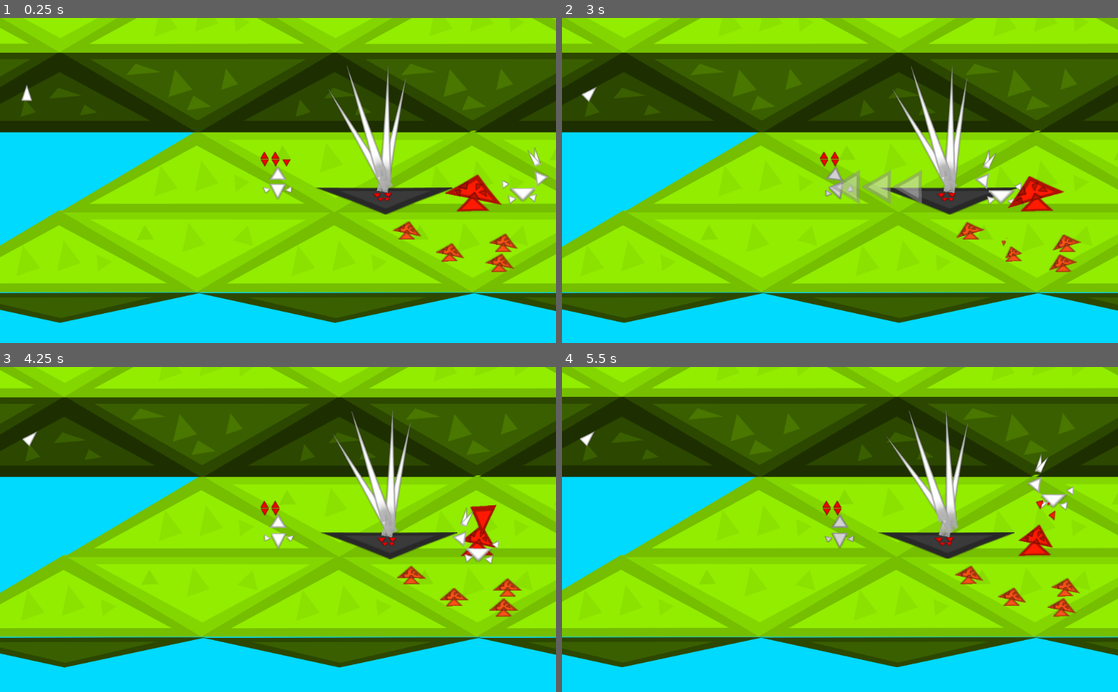
Above: before the commit, frames 1-4 (two rows, left to right).
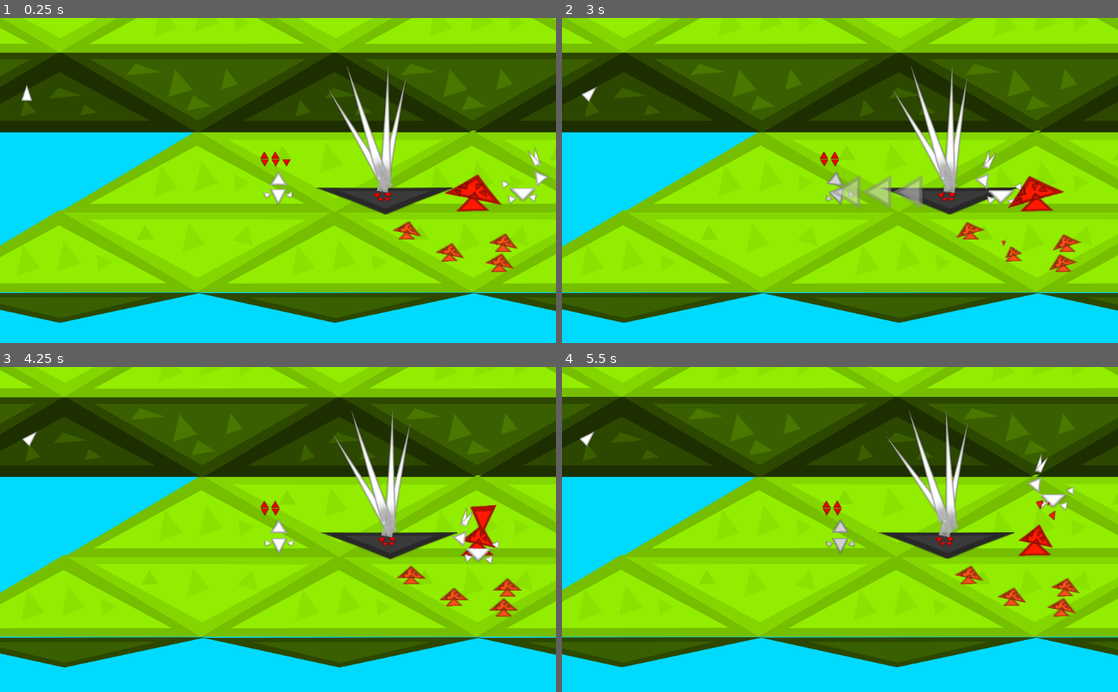
Above: after the commit, the same moments.

Repository: Mequam/Sound_Mess
Game: Godot game, scene res://scenes/main/test_2d_space.tscn
Same seed, same stepped clock (60 frames per second), same inputs: the game is played once before the commit and once after it.
Inputs (mouse positions are in pixels of both pictures, inside the frame that each line leads up to):
- Up to frame 1 (0.25 s): no input
- Up to frame 2 (3 s): move the mouse to (962, 164) at 0.52 s; tap 6 (NOTE_5) at 0.6, 1.55 s; tap Space at 0.77, 1.52 s; tap 7 (NOTE_6) at 0.8, 1.35, 2.3 s; move the mouse to (728, 196) at 1.27 s; move the mouse to (895, 109) at 2.02 s; tap 1 (NOTE_0) at 2.1 s; move the mouse to (812, 245) at 2.77 s; tap 2 (NOTE_1) at 2.85 s
- Up to frame 3 (4.25 s): tap Space at 3.02, 3.77 s; tap 6 (NOTE_5) at 3.05 s; move the mouse to (444, 578) at 3.52 s; tap 3 (NOTE_2) at 3.6 s; tap 7 (NOTE_6) at 3.8 s
- Up to frame 4 (5.5 s): move the mouse to (673, 480) at 4.27 s; tap 5 (NOTE_4) at 4.35 s; tap Space at 4.52 s; tap 6 (NOTE_5) at 4.55, 5.1 s; move the mouse to (867, 529) at 5.02 s; tap 7 (NOTE_6) at 5.3 s

The runs differ from the first frame. In frame 1, 0.3% of the frame differs, in the area x 47-53%, y 45-58%; in frame 2, 0.9%, in the area x 47-65%, y 45-59%; in frame 3, 0.3%; in frame 4, 0.3%.

Commit message:
made a class to impliment the player special actions and animation seperate from the player node

Diff:
--- a/scenes/assets/Player_Sprite.tscn
+++ b/scenes/assets/Player_Sprite.tscn
@@ -457,19 +457,19 @@
 texture = ExtResource( 2 )
 
 [node name="Head" type="Sprite" parent="."]
-position = Vector2( 0.01408, -51.672 )
+position = Vector2( 0.01408, -56.316 )
 rotation = 3.14159
 scale = Vector2( 0.126044, 0.116542 )
 texture = ExtResource( 3 )
 
 [node name="right_hand" type="Sprite" parent="."]
-position = Vector2( 42.55, 12.5171 )
+position = Vector2( 42.55, 9.2 )
 rotation = -0.553582
 scale = Vector2( 0.0578371, 0.0473431 )
 texture = ExtResource( 3 )
 
 [node name="left_hand" type="Sprite" parent="."]
-position = Vector2( -44.3214, 12.1884 )
+position = Vector2( -46.9751, 8.87127 )
 rotation = 0.220864
 scale = Vector2( 0.0578371, 0.0473431 )
 texture = ExtResource( 3 )
--- /dev/null
+++ b/scenes/instance/avatars/initial_player_avatar.tscn
@@ -0,0 +1,9 @@
+[gd_scene load_steps=3 format=2]
+
+[ext_resource path="res://scripts/initial_player_avatar.gd" type="Script" id=1]
+[ext_resource path="res://scenes/assets/Player_Sprite.tscn" type="PackedScene" id=2]
+
+[node name="initial_player_avatar" type="Node2D"]
+script = ExtResource( 1 )
+
+[node name="Sprite" parent="." instance=ExtResource( 2 )]
--- a/scenes/instance/entities/player.tscn
+++ b/scenes/instance/entities/player.tscn
@@ -1,10 +1,11 @@
 [gd_scene load_steps=7 format=2]
 
 [ext_resource path="res://scripts/player.gd" type="Script" id=1]
-[ext_resource path="res://scenes/assets/Player_Sprite.tscn" type="PackedScene" id=2]
+[ext_resource path="res://scenes/instance/avatars/initial_player_avatar.tscn" type="PackedScene" id=2]
 [ext_resource path="res://scenes/instance/NotePlayer.tscn" type="PackedScene" id=3]
 [ext_resource path="res://scenes/ComoTracker.tscn" type="PackedScene" id=4]
 [ext_resource path="res://scenes/instance/health_bar.tscn" type="PackedScene" id=5]
+
 
 [sub_resource type="RectangleShape2D" id=1]
 extents = Vector2( 10, 13.895 )
@@ -12,6 +13,9 @@
 [node name="player" type="KinematicBody2D"]
 collision_mask = 12
 script = ExtResource( 1 )
+
+[node name="avatar" parent="." instance=ExtResource( 2 )]
+position = Vector2( 1.19167, 21.776 )
 
 [node name="CollisionShape2D" type="CollisionShape2D" parent="."]
 position = Vector2( 1.00313, 19.0864 )
@@ -22,9 +26,6 @@
 
 [node name="ComboTracker" parent="." instance=ExtResource( 4 )]
 
-[node name="Player_Sprite" parent="." instance=ExtResource( 2 )]
-position = Vector2( 0, 12.38 )
-
 [node name="Camera2D" type="Camera2D" parent="."]
 current = true
 limit_smoothed = true
--- a/scripts/Player_Sprite.gd
+++ b/scripts/Player_Sprite.gd
@@ -1,9 +1,4 @@
 extends Node2D
-
-
-# Declare member variables here. Examples:
-# var a = 2
-# var b = "text"
 
 #this initial distance of the particles
 var init_particle_dist = 0
--- /dev/null
+++ b/scripts/avatar.gd
@@ -0,0 +1,50 @@
+extends Node2D
+
+var in_time setget set_in_time, get_in_time
+func set_in_time(val):
+	pass
+func get_in_time():
+	return (get_parent().rythom_score >= 2)
+
+var last_beat setget set_last_beat,get_last_beat
+func set_last_beat(val):
+	get_parent().last_beat = val
+func get_last_beat():
+	return get_parent().last_beat
+
+var sub_beat setget set_sub_beat,get_sub_beat
+func set_sub_beat(val):
+	get_parent().sub_beat = val
+func get_sub_beat():
+	return get_parent().sub_beat
+
+func make_dir(v2):
+	var n = 1.0/sqrt(v2.x*v2.x+v2.y*v2.y)
+	return Vector2(n*v2.x,n*v2.y)
+func play_idle():
+	$Sprite/AnimationPlayer.play("Idle")
+func anim_finished(anim):
+	play_idle()
+#this function has to set the parent mode to the desired value
+func _ready():
+	$Sprite/AnimationPlayer.connect("animation_finished",self,"anim_finished")
+#runs the special corisponding to 6
+func run_six(to_move,delta):
+	pass
+#run the special ability orisponding to 7
+func run_seven(to_move,delta):
+	pass
+
+#this function is to be overiden in order to animate based on the direction of motion
+func dir_anim(dir):
+	pass
+func run_flavor(flavor,to_move,delta):
+	match flavor:
+		6:
+			return run_six(to_move,delta)
+		7:
+			return run_seven(to_move,delta)
+	return 1
+# Called every frame. 'delta' is the elapsed time since the previous frame.
+#func _process(delta):
+#	pass
--- /dev/null
+++ b/scripts/initial_player_avatar.gd
@@ -0,0 +1,64 @@
+extends "res://scripts/avatar.gd"
+
+# Called when the node enters the scene tree for the first time.
+func _ready():
+	._ready()
+
+var push_proj_package = load("res://scenes/instance/projectiles/pushProjectile.tscn")
+func run_six(to_move,delta):
+	var proj = push_proj_package.instance()
+	proj.beat_val = get_parent().last_beat
+	proj.dialate_speed(get_parent().sub_beat)
+	proj.dir = to_move
+	#TODO: figure out why this position needs to be shifted! (without the shift the projectile spawns in the wrong spot DESPITE beign at 0,0 in our chords)
+	proj.position = to_global(position)
+	proj.speed = get_parent().speed/2
+	get_tree().get_root().add_child(proj)
+	return 1
+
+
+var attack_dir_pkg = load("res://scenes/instance/projectiles/attack_proj.tscn")
+#this function is in charge of our push effect
+func run_seven(dir,delta):
+	var last_beat = get_last_beat()
+	var proj = attack_dir_pkg.instance()
+	proj.scale *= last_beat*2
+	proj.speed = 400*last_beat
+	proj.dir = dir
+	if (last_beat == 2):
+		proj.modulate = Color.lightgray
+	var offset = make_dir(dir)*30
+	#this creates a dead zone around the player sprite so that the projectile never touches them
+	if (offset.x < 10 and offset.x > -10 and offset.y < 30 and offset.y > -40):
+		if (offset.y-30 > offset.y+60):
+			offset.y = 30
+		else:
+			offset.y = -60
+	proj.position = to_global(position) + offset
+	proj.position
+	get_tree().get_root().add_child(proj)
+	return 0
+#plays the proper animation for moving in the given direction
+func dir_anim(dir):
+	var sub_beat = get_sub_beat()
+	var last_beat = get_last_beat()
+
+	if (dir.y < 0):
+		#emit up
+		$Sprite.emit_up(last_beat,sub_beat)
+	elif (dir.y > 0):
+		#emit down
+		$Sprite.emit_down(last_beat,sub_beat)
+	else:
+		$Sprite.emit_horizontal(last_beat,sub_beat)
+		if (dir.x > 0):
+			get_node("Sprite").flip_h = false
+			get_node("Sprite/AnimationPlayer").play("Slide")
+		elif (dir.x < 0):
+			#trick the node into playing its animation backwords
+			get_node("Sprite").flip_h = true
+			get_node("Sprite/AnimationPlayer").play("Slide")
+
+# Called every frame. 'delta' is the elapsed time since the previous frame.
+#func _process(delta):
+#	pass
--- a/scripts/player.gd
+++ b/scripts/player.gd
@@ -14,12 +14,13 @@
 #var shrinking_triangle = load("res://Shrinking_Triangle.tscn")
 
 func set_i_timer(val):
+
 	if (val >= 0):
 		i_timer = val
 		if (val != 0):
-			get_node("Player_Sprite").modulate = Color.lightgray
+			get_node("avatar").modulate = Color.lightgray
 		else:
-			get_node("Player_Sprite").modulate = Color.white
+			get_node("avatar").modulate = Color.white
 func get_i_timer():
 	return i_timer
 #used to score how well we are keeping track of rythom
@@ -41,23 +42,6 @@
 	else:
 		return 60
 
-#plays the proper animation for moving in the given direction
-func dir_anim(dir):
-	if (dir.y < 0):
-		#emit up
-		$Player_Sprite.emit_up(last_beat,sub_beat)
-	elif (dir.y > 0):
-		#emit down
-		$Player_Sprite.emit_down(last_beat,sub_beat)
-	else:
-		$Player_Sprite.emit_horizontal(last_beat,sub_beat)
-		if (dir.x > 0):
-			get_node("Player_Sprite").flip_h = false
-			get_node("Player_Sprite/AnimationPlayer").play("Slide")
-		elif (dir.x < 0):
-			#trick the node into playing its animation backwords
-			get_node("Player_Sprite").flip_h = true
-			get_node("Player_Sprite/AnimationPlayer").play("Slide")
 
 #this function checks wether or not the given delta beat falls close enough to our sub beats to be valid
 func checkInputRythom():
@@ -98,7 +82,8 @@
 #this function moves us in the given direction for player control
 func move_dir(dir,delta):
 	var working_speed = RythomToSpeed()
-	dir_anim(dir)
+	#the avatar animates the direction that we move in
+	$avatar.dir_anim(dir)
 	var collided = move_and_collide(delta*dir*working_speed*100)
 	if (collided):
 		#decide what to do with the thing that we hit
@@ -136,21 +121,12 @@
 					get_node("NotePlayer").play_note(3-7)
 					to_move.y -= 1
 	if (to_move != Vector2(0,0)):
+		var mult = 1
 		if (rythom_score >= 1):
-			#we only match flavor when the rythom score is valid
-			match flavor:
-				"push":
-					push_dir(to_move,delta)
-					move_dir(to_move/2,delta)
-				"attack":
-					attack_dir(to_move,delta)
-				"none":
-					move_dir(to_move,delta)
-				_:
-					move_dir(to_move,delta)
-		else:
-			move_dir(to_move,delta)
-		flavor = "none"
+			#let the avatar decide what our flavors do
+			mult=$avatar.run_flavor(flavor,to_move,delta)
+		move_dir(to_move*mult,delta)
+		flavor = -1
 
 #decide what to do with the thing we hit
 func collision_action(collision):
@@ -174,29 +150,8 @@
 	var n = 1.0/sqrt(v2.x*v2.x+v2.y*v2.y)
 	return Vector2(n*v2.x,n*v2.y)
 
-var attack_dir_pkg = load("res://scenes/instance/projectiles/attack_proj.tscn")
-
-#this function is in charge of our push effect
-func attack_dir(dir,delta):
-	var proj = attack_dir_pkg.instance()
-	proj.scale *= last_beat*2
-	proj.speed = 400*last_beat
-	proj.dir = dir
-	if (last_beat == 2):
-		proj.modulate = Color.lightgray
-	var offset = make_dir(dir)*30
-	#this creates a dead zone around the player sprite so that the projectile never touches them
-	if (offset.x < 10 and offset.x > -10 and offset.y < 30 and offset.y > -40):
-		if (offset.y-30 > offset.y+60):
-			offset.y = 30
-		else:
-			offset.y = -60
-	proj.position = position + Vector2(114,-25) + offset
-	proj.position
-	get_tree().get_root().add_child(proj)
-
 #this function "augments" our next movement input with the given flavor
-var flavor = "none" setget set_flavor, get_flavor
+var flavor = -1 setget set_flavor, get_flavor
 func set_flavor(new_flavor):
 	flavor = new_flavor
 func get_flavor():
@@ -211,14 +166,14 @@
 		#attack right
 		get_node("NotePlayer").play_note(6-7)
 		updateRythomMomentom()
-		set_flavor("push")
+		set_flavor(6)
 	if (Input.is_action_just_pressed("NOTE_0")):
 		get_node("NotePlayer").play_note(-7)
 	if (Input.is_action_just_pressed("NOTE_5")):
 		#attack command
 		get_node("NotePlayer").play_note(5-7)
 		updateRythomMomentom()
-		set_flavor("attack")
+		set_flavor(7)
 	if (Input.is_action_just_pressed("NOTE_7")):
 		get_node("NotePlayer").play_note(0)
 	move_2d(delta)
@@ -255,16 +210,10 @@
 	#load all of our combos
 	load_combos()
 	#start our animation cylce
-	get_node("Player_Sprite/AnimationPlayer").play("Idle")
+	$avatar.play_idle()
 
 	#connect all of our child nodes
 	get_node("ComboTracker").connect("combo_found",self,"on_combo")
-	get_node("Player_Sprite/AnimationPlayer").connect("animation_finished",self,"_finished_anim")
-
-#this runs whenever our animation player finishes
-#we use it to reset to an idle state
-func _finished_anim(anim):
-	get_node("Player_Sprite/AnimationPlayer").play("Idle")
 
 func _process(delta):
 	#this code snippet ensures that we play short blips
